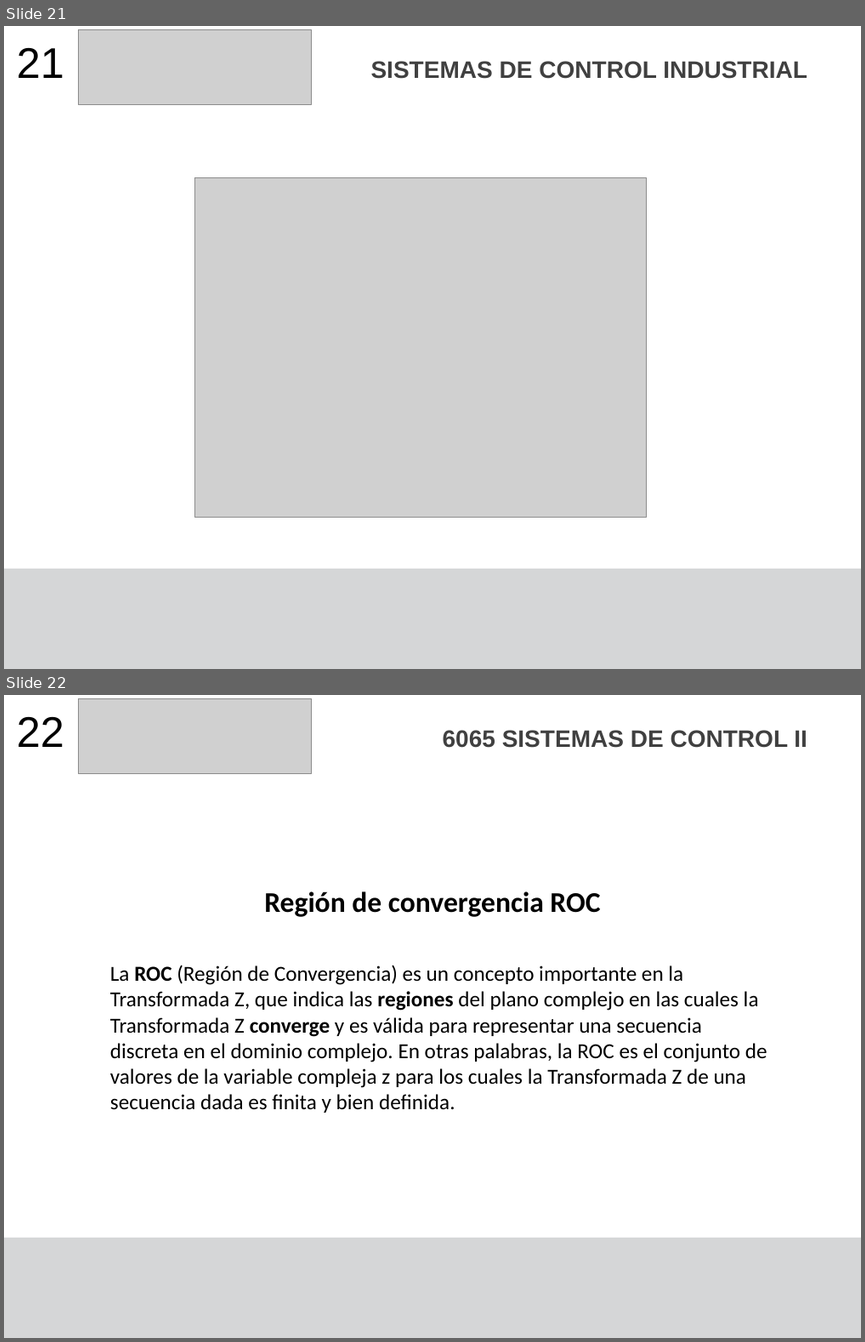
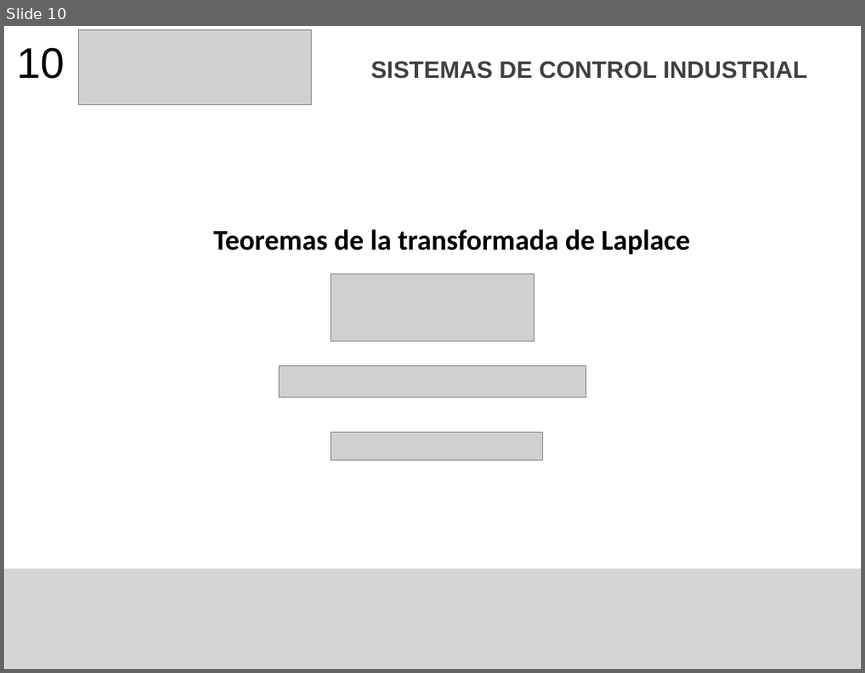
Before and after one commit to F4bian1012/Sistemas_De_Contro_Industrial, a slide deck: Lesson_3-4/Transformadas_Laplace_Z.pptx. Shown one above the other, each under a label of ours: slides 21 and 22 before the commit, slide 10 after it. The pictures are 865x1342 and 865x673 pixels, drawn with LibreOffice and Linux fonts; fonts in the diff are those of the drawing; grey boxes stand for pictures. Boxes give left, top, right and bottom in pixels: in the first picture for what was removed or moved away, otherwise in the second. Text is boxed around its words. In the diff, an @@ line names an element or a change of style, - is before the commit and + after.

```diff
--- a/Lesson_3-4/Transformadas_Laplace_Z.pptx
+++ b/Lesson_3-4/Transformadas_Laplace_Z.pptx
@@ slide 22 removed at box(4, 695, 861, 1338), background #FFFFFF; not listed: 1 template element that a slide beside it also shows @@
@@ text removed at box(17, 716, 64, 747) @@
-22
@@ picture removed at box(79, 699, 312, 774) @@
@@ text removed at box(443, 730, 807, 748) @@
-6065 SISTEMAS DE CONTROL II
@@ title removed at box(264, 891, 600, 917) @@
-Región de convergencia ROC
@@ text removed at box(110, 964, 767, 1112) @@
-La ROC (Región de Convergencia) es un concepto importante en la Transformada Z, que indica las regiones del plano complejo en las cuales la Transformada Z converge y es válida para representar una secuencia discreta en el dominio complejo. En otras palabras, la ROC es el conjunto de valores de la variable compleja z para los cuales la Transformada Z de una secuencia dada es finita y bien definida.
@@ what was slide 21 is now slide 10 @@
@@ slide 10 changed as well @@
@@ text at box(17, 47, 64, 79): text changed @@
-21
+10
@@ picture removed at box(195, 177, 647, 516) @@
@@ title added at box(213, 229, 691, 255), 24 pt, text #000000, bold @@
+Teoremas de la transformada de Laplace
@@ picture added at box(330, 273, 534, 340) @@
@@ picture added at box(279, 365, 585, 396) @@
@@ picture added at box(330, 431, 542, 460) @@
```
Also in this commit, not shown: 12 other slides changed, 1 slide added, 1 other file.
